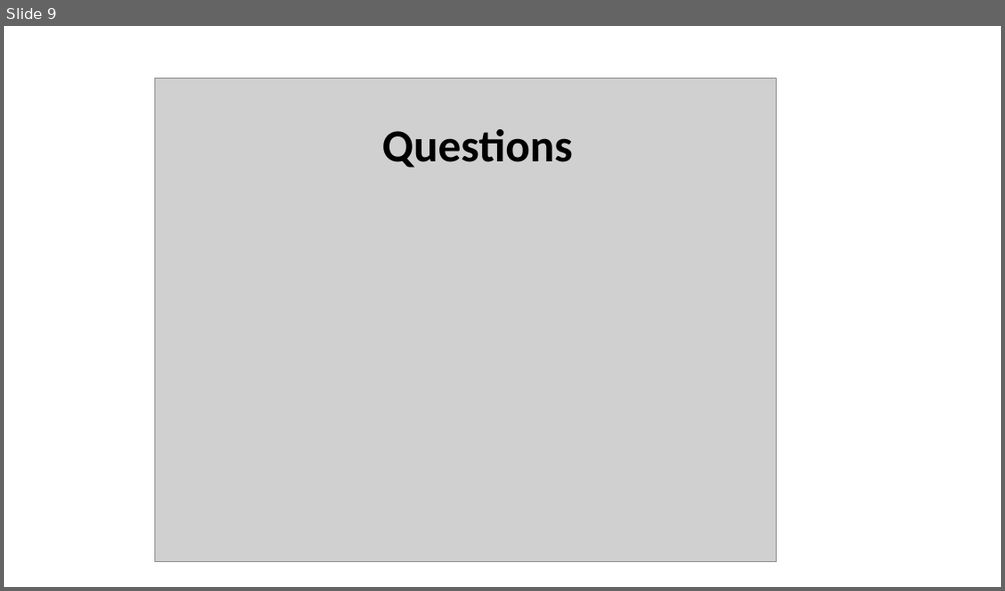
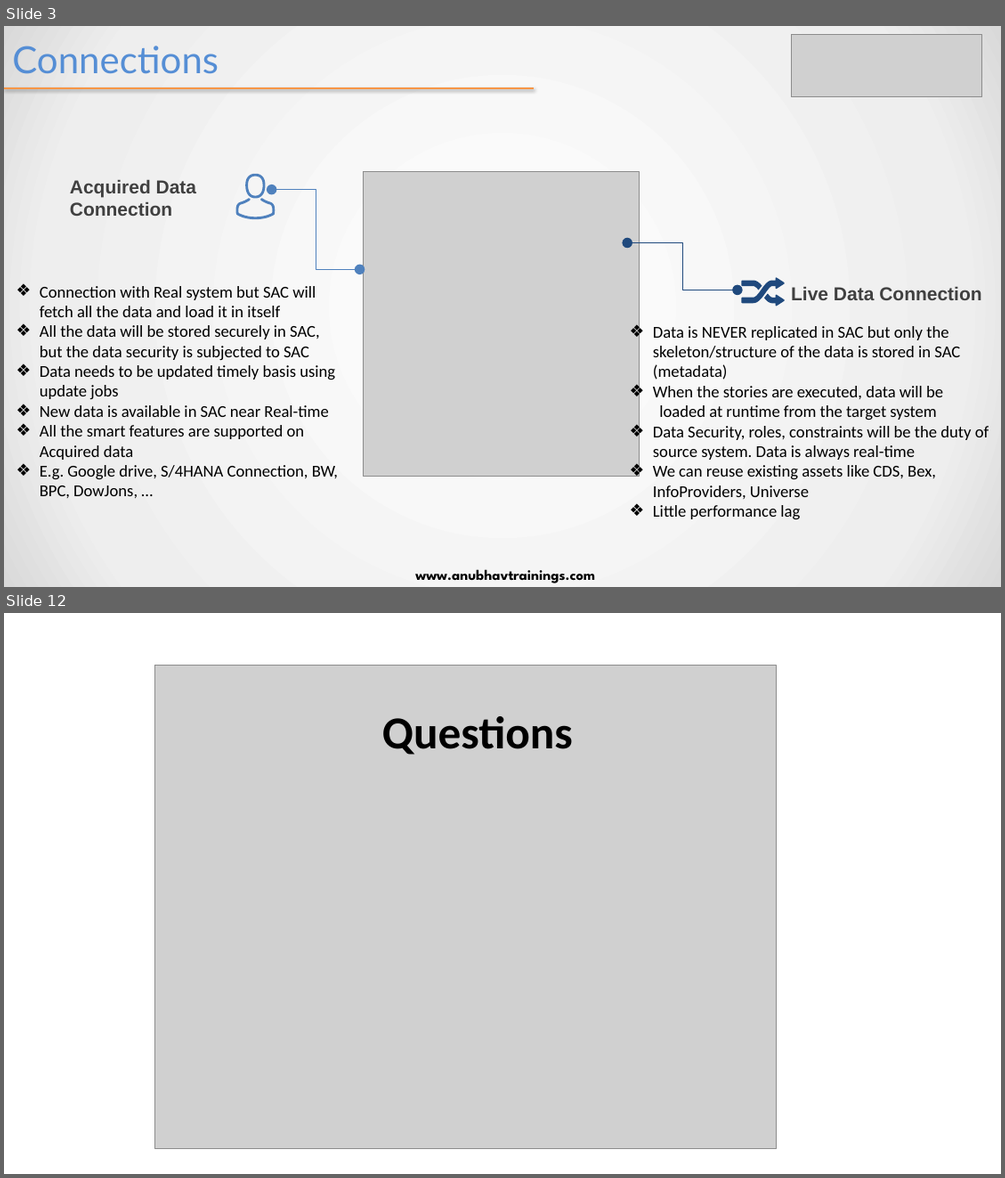
Before and after one commit to soyuztechnologies/SAC_SaamaTechnologies, a slide deck: day 12/SAC_Training Day 12.pptx. Shown one above the other, each under a label of ours: slide 9 before the commit, slides 3 and 12 after it; the slides between them are not shown. The pictures are 1005x591 and 1005x1178 pixels, drawn with LibreOffice and Linux fonts; fonts in the diff are those of the drawing; grey boxes stand for pictures. Boxes give left, top, right and bottom in pixels: in the first picture for what was removed or moved away, otherwise in the second. Text is boxed around its words. In the diff, an @@ line names an element or a change of style, - is before the commit and + after.

```diff
--- a/day 12/SAC_Training Day 12.pptx
+++ b/day 12/SAC_Training Day 12.pptx
@@ slide 3 added at (4,26,1001,587), background gradient #FFFFFF to #EEEEEE to #D9D9D9 @@
@@ title added at (12,46,218,74), 36 pt, text #558ED5 @@
+Connections
@@ picture added at (792,35,982,97) @@
@@ line added from (4, 89) to (534, 89), #F79646 2 pt @@
@@ text added at (70,180,196,216), 18 pt, text #404040, bold @@
+Acquired Data
+Connection
@@ freeform shape added at (245,174,265,198), fill #4F81BD @@
@@ picture added at (364,172,639,476) @@
@@ freeform shape added at (235,198,275,219), fill #4F81BD @@
@@ elbow double arrow added from (360, 269) to (272, 190), #4F81BD 0.75 pt @@
@@ elbow double arrow added from (628, 243) to (737, 290), #1F497D 0.75 pt @@
@@ text added at (40,286,338,498), 16 pt, text #000000 @@
+❖ Connection with Real system but SAC will fetch all the data and load it in itself
+❖ All the data will be stored securely in SAC, but the data security is subjected to SAC
+❖ Data needs to be updated timely basis using update jobs
+❖ New data is available in SAC near Real-time
+❖ All the smart features are supported on Acquired data
+❖ E.g. Google drive, S/4HANA Connection, BW, BPC, DowJons, …
@@ freeform shape added at (741,277,784,303), fill #1F497D @@
@@ freeform shape added at (741,281,761,290), fill #1F497D @@
@@ text added at (791,287,981,300), 18 pt, text #404040, bold @@
+Live Data Connection
@@ freeform shape added at (764,294,785,306), fill #1F497D @@
@@ text added at (653,326,988,519), 16 pt, text #000000 @@
+❖ Data is NEVER replicated in SAC but only the skeleton/structure of the data is stored in SAC (metadata)
+❖ When the stories are executed, data will be
+loaded at runtime from the target system
+❖ Data Security, roles, constraints will be the duty of source system. Data is always real-time
+❖ We can reuse existing assets like CDS, Bex, InfoProviders, Universe
+❖ Little performance lag
@@ text added at (415,569,595,583), 14 pt, text #000000, bold @@
+www.anubhavtrainings.com
@@ what was slide 9 is now slide 12 @@
```
Also in this commit, not shown: 6 slides changed, 3 other slides added, 1 slide removed, 6 other files.
